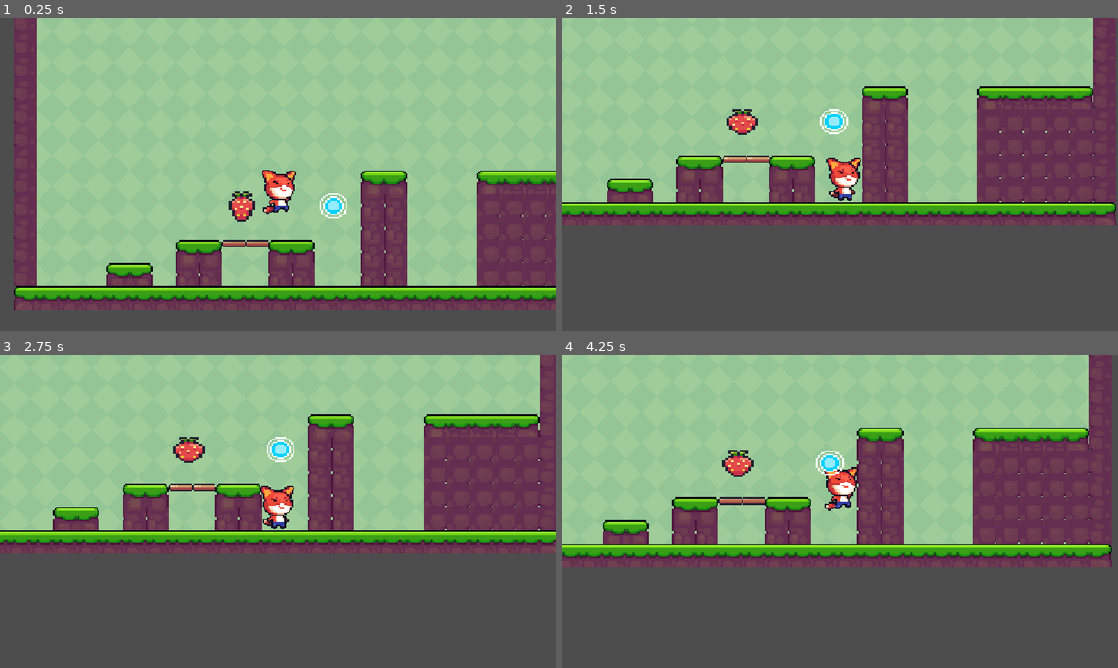
Above: before the commit, frames 1-4 (two rows, left to right).
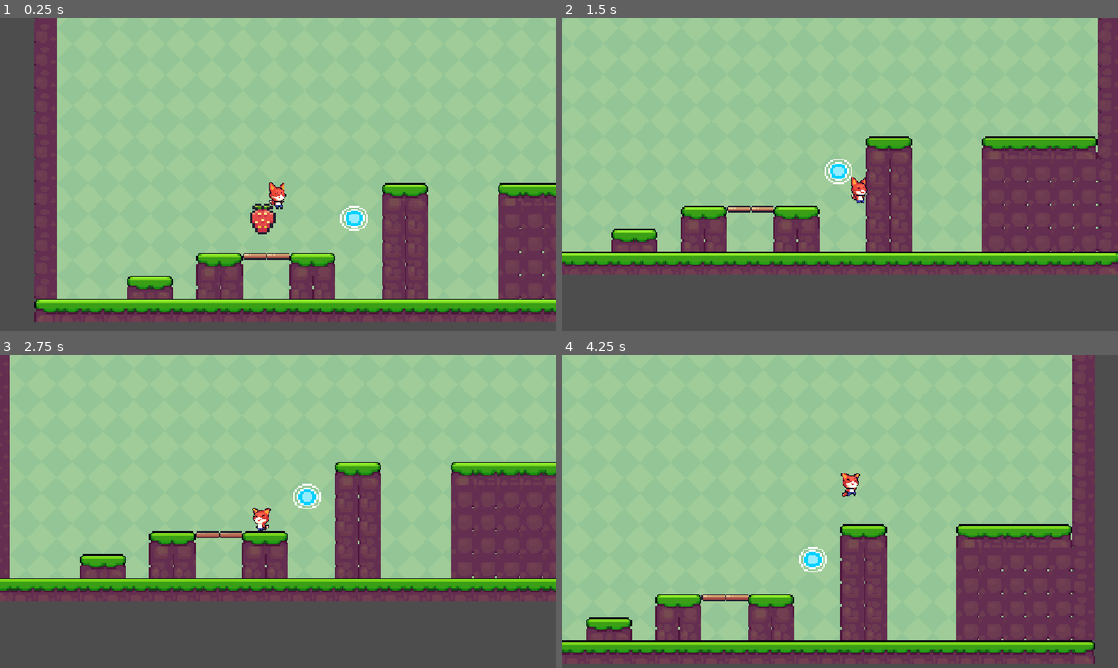
Above: after the commit, the same moments.

Repository: Ender-Via/FoxingAround
Game: Godot game, scene res://Scenes/Map_1.tscn
Same seed, same stepped clock (60 frames per second), same inputs: the game is played once before the commit and once after it.
Inputs:
- Up to frame 1 (0.25 s): no input
- Up to frame 2 (1.5 s): hold Right (right) from 0.53 s (still down); tap Space (jump) at 0.6, 0.77, 1.07 s; tap Q (dash) at 1.35 s
- Up to frame 3 (2.75 s): tap Space (jump) at 1.52, 1.55, 1.82, 2.1 s; release Right (right) at 2.03 s; hold Left (left) from 2.03 s (still down)
- Up to frame 4 (4.25 s): release Left (left) at 2.78 s; hold Right (right) from 2.78 s (still down); tap Q (dash) at 2.85 s; tap Space (jump) at 3.02, 3.05, 3.32, 3.6, 3.77, 4.07 s

The runs differ from the first frame. In frame 1, 28% of the frame differs, in the area x 2-100%, y 0-98%; in frame 2, 34%; in frame 3, 36%; in frame 4, 53%, in the area x 0-99%, y 0-99%.

Commit message:
fix movement and animation

Diff:
--- a/Scenes/Map_1.tscn
+++ b/Scenes/Map_1.tscn
@@ -4,7 +4,6 @@
 [ext_resource type="Texture2D" uid="uid://v2dtejovry7r" path="res://Assets/Fox/terrain/terrain_32x32.png" id="2_0xm2m"]
 [ext_resource type="Texture2D" uid="uid://dd251md2pgawi" path="res://Assets/Pixel Adventure 1/Free/Terrain/Terrain (16x16).png" id="3_h2yge"]
 [ext_resource type="PackedScene" uid="uid://bgxc2a5a1wasx" path="res://Scenes/main_character.tscn" id="4_1bvp3"]
-[ext_resource type="Script" uid="uid://xixlca2p1ls7" path="res://Scripts/main_character.gd" id="5_lquwl"]
 [ext_resource type="PackedScene" uid="uid://broc15xssany7" path="res://Scenes/collectable.tscn" id="6_7mycd"]
 [ext_resource type="PackedScene" uid="uid://y03e131twigh" path="res://Scenes/jump_orb.tscn" id="7_272bh"]
 
@@ -583,12 +582,7 @@
 layer_0/tile_data = PackedInt32Array(851968, 65536, 8, 851969, 65536, 8, 851970, 65536, 8, 851971, 65536, 8, 851972, 65 …(2250 unchanged characters)…
 
 [node name="CharacterBody2D" parent="." unique_id=591040418 instance=ExtResource("4_1bvp3")]
-position = Vector2(425, 280.00003)
-script = ExtResource("5_lquwl")
-
-[node name="Camera2D" type="Camera2D" parent="CharacterBody2D" unique_id=676889285]
-position = Vector2(25, 29)
-position_smoothing_enabled = true
+position = Vector2(457, 341)
 
 [node name="JumpOrb" parent="." unique_id=1350389184 instance=ExtResource("7_272bh")]
 position = Vector2(615, 457)
--- /dev/null
+++ b/Scenes/TestMap.tscn
@@ -0,0 +1,3 @@
+[gd_scene format=3 uid="uid://c4s16y42twefq"]
+
+[node name="TestMap" type="Node2D" unique_id=1941331832]
--- a/Scenes/jump_orb.tscn
+++ b/Scenes/jump_orb.tscn
@@ -16,3 +16,5 @@
 [node name="CollisionShape2D" type="CollisionShape2D" parent="." unique_id=2117189793]
 position = Vector2(-1.6983706e-05, 0.31067958)
 shape = SubResource("CircleShape2D_boolh")
+
+[connection signal="body_entered" from="." to="." method="_on_body_entered"]
--- a/Scenes/main_character.tscn
+++ b/Scenes/main_character.tscn
@@ -1,5 +1,6 @@
 [gd_scene format=3 uid="uid://bgxc2a5a1wasx"]
 
+[ext_resource type="Script" uid="uid://xixlca2p1ls7" path="res://Scripts/main_character.gd" id="1_024ki"]
 [ext_resource type="Texture2D" uid="uid://cwgjo8l0lmemi" path="res://Assets/Fox/foxy/fox/fox_idle_1.png" id="1_o5qli"]
 [ext_resource type="Texture2D" uid="uid://cdiupfoo5xr6u" path="res://Assets/Fox/foxy/fox/fox_idle_2.png" id="2_0wfyh"]
 [ext_resource type="Texture2D" uid="uid://bunb4hruykt3x" path="res://Assets/Fox/foxy/fox/fox_jump_1.png" id="3_tipki"]
@@ -9,7 +10,7 @@
 [ext_resource type="Texture2D" uid="uid://bj3ls24dmb1u0" path="res://Assets/Fox/foxy/fox/fox_walk_3.png" id="7_eb6dy"]
 [ext_resource type="Texture2D" uid="uid://c7b68c2t2m054" path="res://Assets/Fox/foxy/fox/fox_walk_4.png" id="8_trceg"]
 
-[sub_resource type="SpriteFrames" id="SpriteFrames_sugp2"]
+[sub_resource type="SpriteFrames" id="SpriteFrames_0eyao"]
 animations = [{
 "frames": [{
 "duration": 1.0,
@@ -19,7 +20,7 @@
 "texture": ExtResource("2_0wfyh")
 }],
 "loop": true,
-"name": &"default",
+"name": &"idle",
 "speed": 5.0
 }, {
 "frames": [{
@@ -29,7 +30,7 @@
 "duration": 1.0,
 "texture": ExtResource("4_85g3d")
 }],
-"loop": true,
+"loop": false,
 "name": &"jump",
 "speed": 5.0
 }, {
@@ -47,23 +48,35 @@
 "texture": ExtResource("8_trceg")
 }],
 "loop": true,
-"name": &"walk",
-"speed": 6.0
+"name": &"run",
+"speed": 10.0
 }]
 
 [sub_resource type="CapsuleShape2D" id="CapsuleShape2D_o5qli"]
-radius = 11.5
-height = 32.66667
+radius = 4.3333335
+height = 14.666667
+
+[sub_resource type="CircleShape2D" id="CircleShape2D_024ki"]
+radius = 74.10803
 
 [node name="CharacterBody2D" type="CharacterBody2D" unique_id=591040418]
 scale = Vector2(3, 3)
+script = ExtResource("1_024ki")
 
-[node name="Sprite2D" type="AnimatedSprite2D" parent="." unique_id=1204175183]
-position = Vector2(25.666664, 25.666672)
-sprite_frames = SubResource("SpriteFrames_sugp2")
-autoplay = "default"
-frame_progress = 0.7995415
+[node name="Camera2D" type="Camera2D" parent="." unique_id=1760066097]
+process_callback = 0
+position_smoothing_enabled = true
+
+[node name="AnimatedSprite2D" type="AnimatedSprite2D" parent="." unique_id=1550497782]
+scale = Vector2(0.54296875, 0.54296875)
+sprite_frames = SubResource("SpriteFrames_0eyao")
+animation = &"jump"
+autoplay = "idle"
 
 [node name="CollisionShape2D" type="CollisionShape2D" parent="." unique_id=1605584217]
-position = Vector2(25.5, 24)
 shape = SubResource("CapsuleShape2D_o5qli")
+
+[node name="Area2D" type="Area2D" parent="." unique_id=2032422131]
+
+[node name="CollisionShape2D" type="CollisionShape2D" parent="Area2D" unique_id=33161905]
+shape = SubResource("CircleShape2D_024ki")
--- a/Scripts/jump_orb.gd
+++ b/Scripts/jump_orb.gd
@@ -4,4 +4,3 @@
 	print("Da va cham voi: ", body.name)
 	if body.has_method("reset_jump"):
 		body.reset_jump()
-		queue_free()
--- a/Scripts/main_character.gd
+++ b/Scripts/main_character.gd
@@ -4,32 +4,30 @@
 const JUMP_VELOCITY = -600.0
 const DASH_SPEED = 500.0
 const DASH_DURATION = 0.2
-@onready var sprite_2d = $Sprite2D
 var is_dashing: bool = false
 var dash_direction: float = 1.0
+var input_direction = Vector2.ZERO
 
-var max_jumps: int = 1
+var max_jumps: int = 2
 var jump_count: int = 0
 
 func _physics_process(delta: float) -> void:
+
 	if is_dashing:
 		move_and_slide()
 		return
-	if (velocity.x > 1 || velocity.x < -1):
-		sprite_2d.animation = "walk"
-	else:
-		sprite_2d.animation = "default"
 	if not is_on_floor():
 		velocity += get_gravity() * delta
-		sprite_2d.animation = "jump"
 	else:
 		jump_count = 0
 
 	if Input.is_action_just_pressed("jump") and (is_on_floor() or jump_count < max_jumps):
+		get_node("AnimatedSprite2D").play("idle")
 		velocity.y = JUMP_VELOCITY
 		jump_count += 1
 
 	var direction := Input.get_axis("left", "right")
+	input_direction.x = direction
 
 	if direction:
 		velocity.x = direction * SPEED
@@ -40,10 +38,8 @@
 	if Input.is_action_just_pressed("dash"):
 		start_dash()
 
+	update_animation()
 	move_and_slide()
-
-	var isLeft = velocity.x < 0
-	sprite_2d.flip_h = isLeft
 
 func start_dash() -> void:
 	is_dashing = true
@@ -58,3 +54,20 @@
 
 func reset_jump() -> void:
 	jump_count = 0
+
+func update_animation():
+	var ani = get_node("AnimatedSprite2D")
+
+	if is_on_floor() and input_direction.x != 0:
+		ani.play("run")
+	elif is_on_floor() and input_direction.x == 0:
+		ani.play("idle")
+
+	if input_direction.x > 0:
+		ani.flip_h = false
+	elif input_direction.x < 0:
+		ani.flip_h = true
+
+	if not is_on_floor():
+		if ani.animation != "jump":
+			ani.play("jump")
